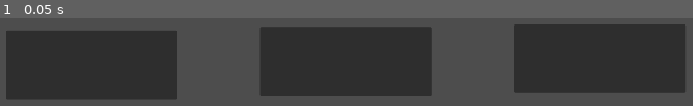
Above: before the commit, frame 1.
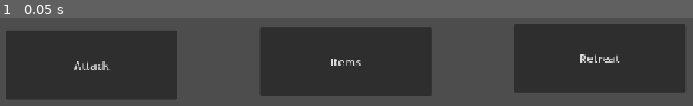
Above: after the commit, the same moment.

Repository: teagan-git-hub/goat_game
Game: Godot game, scene res://Scenes/battle_screen.tscn
Same seed, same stepped clock (60 frames per second), same inputs: the game is played once before the commit and once after it. This scene is started directly instead of the project's main scene.
Inputs:
- Up to frame 1 (0.05 s): no input

The runs differ from the first frame. In frame 1, 0.7% of the frame differs, in the area x 10-90%, y 40-60%.

Commit message:
Add button click sound to battle screen
This change gives the battle UI action buttons visible labels and adds a click sound effect node to the scene. The battle screen script now fetches the sound player with @onready and plays it when the attack button is pressed, improving feedback for player interactions.

Diff:
--- a/Scenes/battle_screen.tscn
+++ b/Scenes/battle_screen.tscn
@@ -1,6 +1,7 @@
 [gd_scene format=3 uid="uid://ccood52o8v3lw"]
 
 [ext_resource type="Script" path="res://Scripts/battle_screen.gd" id="1_iuxaa"]
+[ext_resource type="AudioStream" uid="uid://toa0vqb76y5j" path="res://tap.wav" id="2_4vnsc"]
 
 [node name="Battle Screen" type="Node2D" unique_id=1572553924]
 script = ExtResource("1_iuxaa")
@@ -17,6 +18,7 @@
 offset_top = 488.0
 offset_right = 313.0
 offset_bottom = 587.0
+text = "Attack"
 
 [node name="items" type="Button" parent="Control" unique_id=1956134953]
 layout_mode = 0
@@ -24,6 +26,7 @@
 offset_top = 483.0
 offset_right = 679.0
 offset_bottom = 582.0
+text = "Items"
 
 [node name="retreat" type="Button" parent="Control" unique_id=963903386]
 layout_mode = 0
@@ -31,6 +34,11 @@
 offset_top = 478.0
 offset_right = 1045.0
 offset_bottom = 577.0
+text = "Retreat"
+
+[node name="button click" type="AudioStreamPlayer2D" parent="." unique_id=662635089]
+stream = ExtResource("2_4vnsc")
+bus = &"SFX"
 
 [connection signal="pressed" from="Control/attack" to="." method="_on_attack_pressed"]
 [connection signal="pressed" from="Control/items" to="." method="_on_items_pressed"]
--- a/Scripts/battle_screen.gd
+++ b/Scripts/battle_screen.gd
@@ -2,7 +2,7 @@
 @export var attack: Button
 @export var items: Button
 @export var retreat: Button
-@export var button_click: AudioStreamPlayer2D
+@onready var button_click: AudioStreamPlayer2D = $"button click"
 
 func _on_attack_pressed() -> void:
 	button_click.play()
